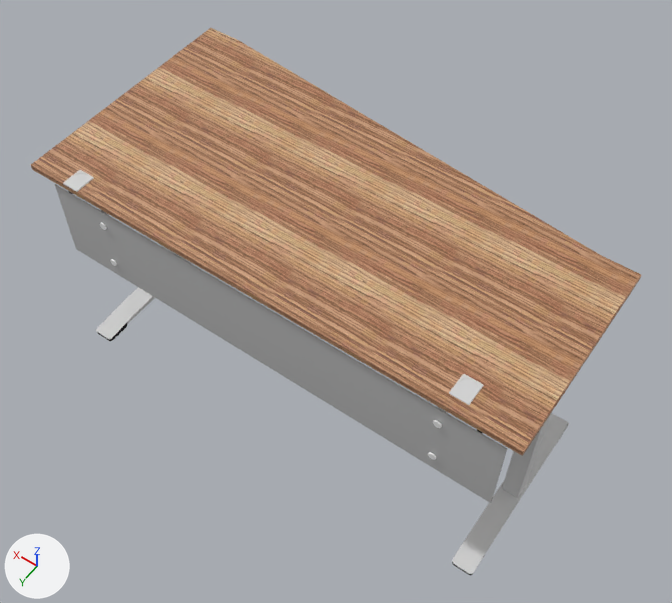
An edit to the FBX model Assets/Meshes/Jump/jump_form_6_200x80_glass_legroom_HIGH.fbx, drawn before and after from the same camera.
Both versions are drawn from a camera (50 mm lens) standing at (-0.317, 1.356, 3.056) and looking at (0.984, -0.466, 0.194). The axes (+X, +Y, +Z) are drawn at lower left. The lights are the same throughout. Where no turn or scale is listed for an object, it has been applied to the vertices. Vertices at the same position are counted once.

The first picture shows 'drewno1', 'glass', 'metal'.
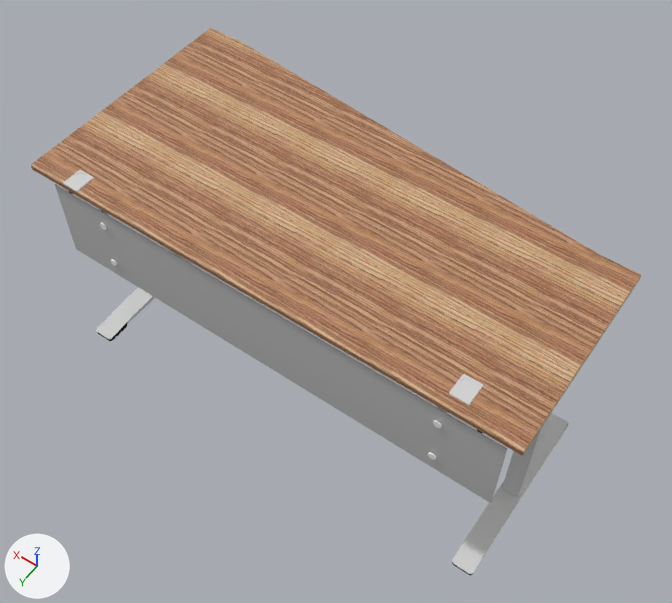
Scene script edits in JSON lines:
```json
{"block": "me_mesh_003", "where": "# used by ob_drewno1; location = (0.0, 0.0, 0.0)"}
{"op": "remove", "block": "me_mesh_003", "code": "me_mesh_003.from_pydata(...)  # 1459 vertices, 2320 faces; spans x 0.0..2.0, y -1.0..0.0, z 0.69..0.72"}
{"op": "add", "block": "me_mesh_003", "code": "me_mesh_003.from_pydata(...)  # 1080 vertices, 1968 faces; spans x 0.0..2.0, y -1.0..0.0, z 0.7..0.72"}
{"block": "me_mesh_003", "change": "me_mesh_003 part 1: the loose piece of 7 vertices spanning x 0.0..2.0, y -1.0..0.0, z 0.72 is deleted"}
{"block": "me_mesh_003", "change": "me_mesh_003 part 2: 825 kept faces spanning x 0.0..2.0, y -1.0..0.0, z 0.7..0.72 get new texture (UV) coordinates"}
```

What differs and where, as boxes (x1, y1, x2, y2) in the pictures (672 x 603 px):
```json
{"part": 1, "of": "me_mesh_003", "change": "deleted", "before": [31, 28, 641, 451], "on screen": "brown"}
{"part": 2, "of": "me_mesh_003", "change": "surface changed", "before": [32, 31, 640, 451], "after": [32, 31, 640, 451]}
```
